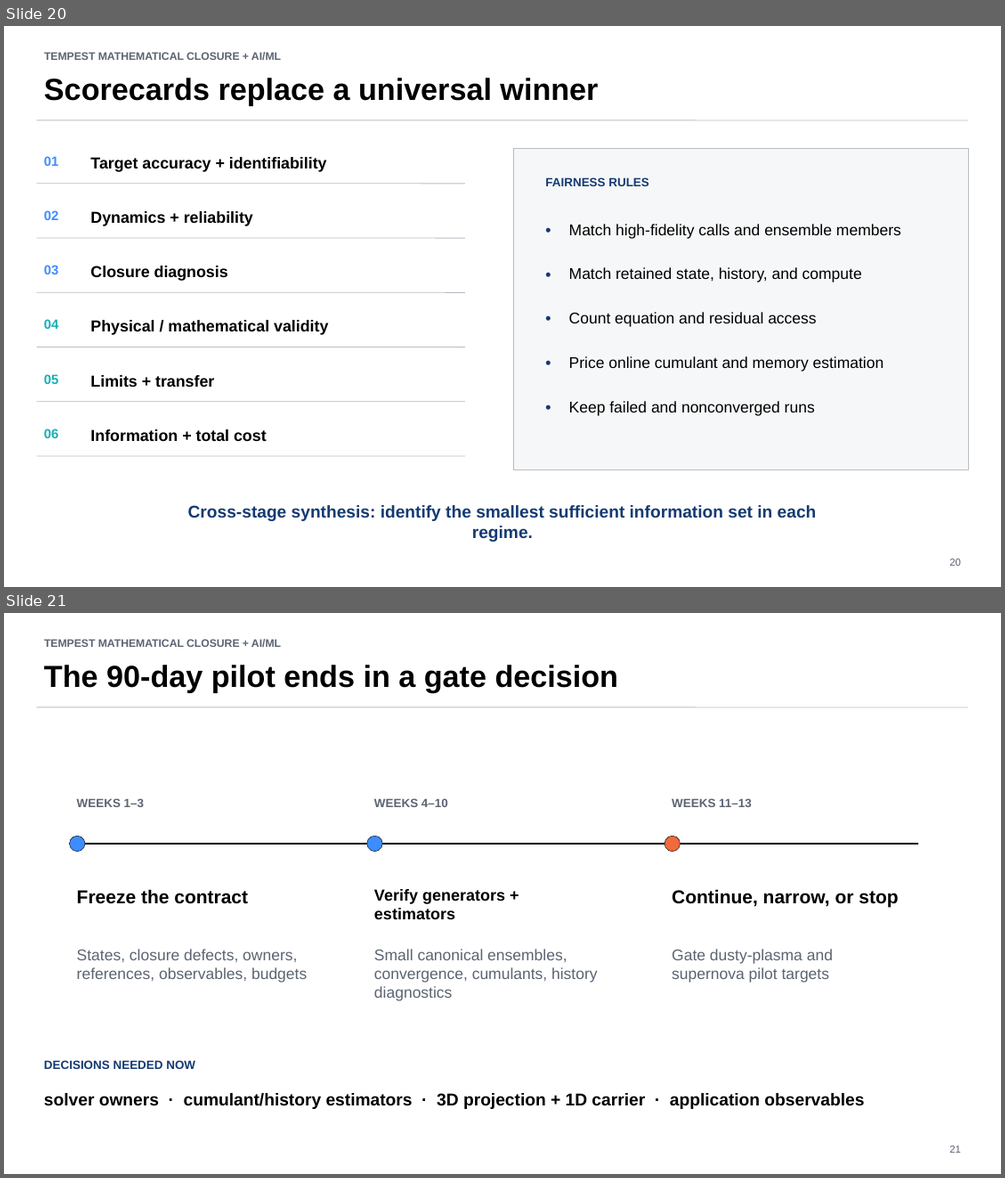
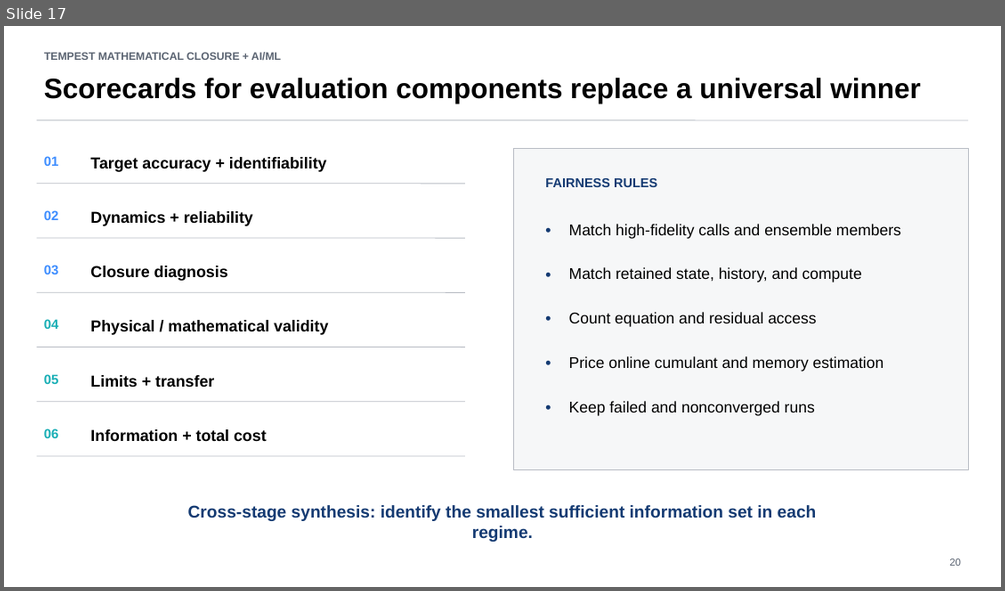
Before and after one commit to annacgilbert/TEMPEST-model-bake-off, a slide deck: docs/presentations/TEMPEST_closure_models_full_talk.pptx. Shown one above the other, each under a label of ours: slides 20 and 21 before the commit, slide 17 after it. The pictures are 1005x1178 and 1005x591 pixels, drawn with LibreOffice and Linux fonts; fonts in the diff are those of the drawing. Boxes give left, top, right and bottom in pixels: in the first picture for what was removed or moved away, otherwise in the second. Text is boxed around its words. In the diff, an @@ line names an element or a change of style, - is before the commit and + after.

Commit message:
Update closure documentation and presentation

```diff
--- a/docs/presentations/TEMPEST_closure_models_full_talk.pptx
+++ b/docs/presentations/TEMPEST_closure_models_full_talk.pptx
@@ slide 21 removed at <box>4,613,1001,1174</box>, background #FFFFFF @@
@@ text removed at <box>44,639,281,647</box> @@
-TEMPEST MATHEMATICAL CLOSURE + AI/ML
@@ text removed at <box>44,665,618,693</box> @@
-The 90-day pilot ends in a gate decision
@@ line removed from (37, 707) to (969, 707) @@
@@ text removed at <box>77,798,144,807</box> @@
-WEEKS 1–3
@@ text removed at <box>374,798,448,807</box> @@
-WEEKS 4–10
@@ text removed at <box>672,798,752,807</box> @@
-WEEKS 11–13
@@ line removed from (70, 844) to (919, 844) @@
@@ ellipse removed at <box>70,835,86,852</box> @@
@@ ellipse removed at <box>367,835,382,852</box> @@
@@ ellipse removed at <box>664,835,680,852</box> @@
@@ text removed at <box>77,889,248,904</box> @@
-Freeze the contract
@@ text removed at <box>374,889,505,919</box> @@
-Verify generators + estimators
@@ text removed at <box>672,889,898,907</box> @@
-Continue, narrow, or stop
@@ text removed at <box>77,949,307,982</box> @@
-States, closure defects, owners, references, observables, budgets
@@ text removed at <box>374,949,597,1001</box> @@
-Small canonical ensembles, convergence, cumulants, history diagnostics
@@ text removed at <box>672,949,833,982</box> @@
-Gate dusty-plasma and supernova pilot targets
@@ text removed at <box>44,1060,195,1069</box> @@
-DECISIONS NEEDED NOW
@@ text removed at <box>44,1093,864,1109</box> @@
-solver owners · cumulant/history estimators · 3D projection + 1D carrier · application observables
@@ text removed at <box>949,1145,961,1152</box> @@
-21
@@ what was slide 20 is now slide 17 @@
@@ slide 17 changed as well @@
@@ text at <box>44,78,920,103</box>: text changed; size 29.2 to 27.1 pt @@
-Scorecards replace a universal winner
+Scorecards for evaluation components replace a universal winner
@@ text "FAIRNESS RULES" at <box>545,178,657,187</box>: size 11.5 to 12.5 pt @@
```
Also in this commit, not shown: 18 other slides changed, 1 slide added, 2 other slides removed, 6 other files.
